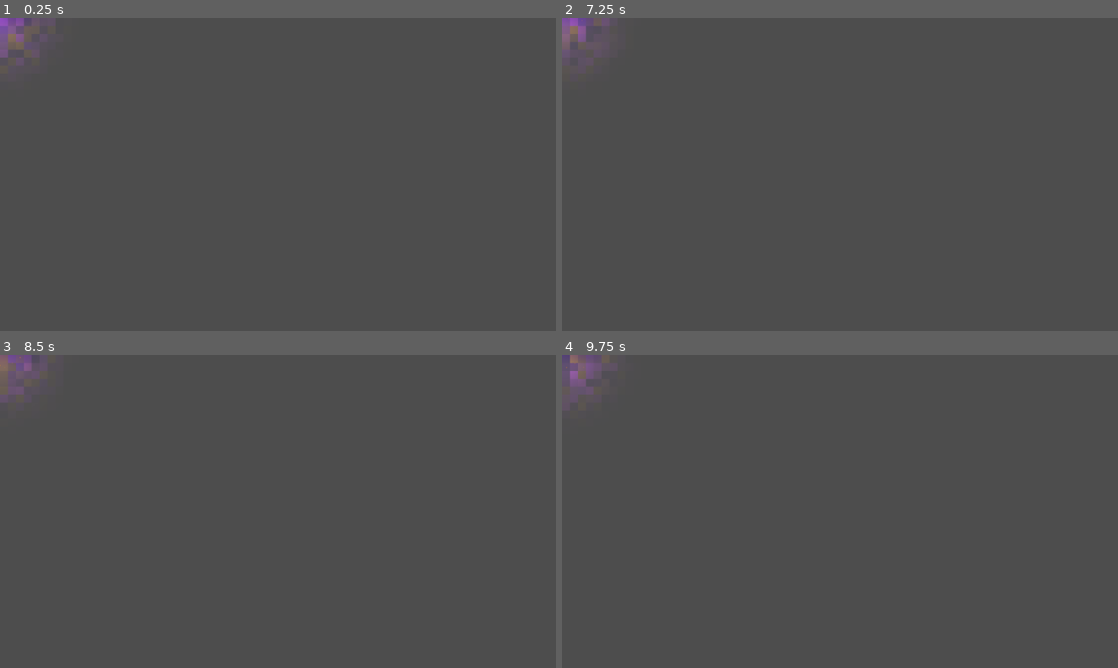
Above: before the commit, frames 1-4 (two rows, left to right).
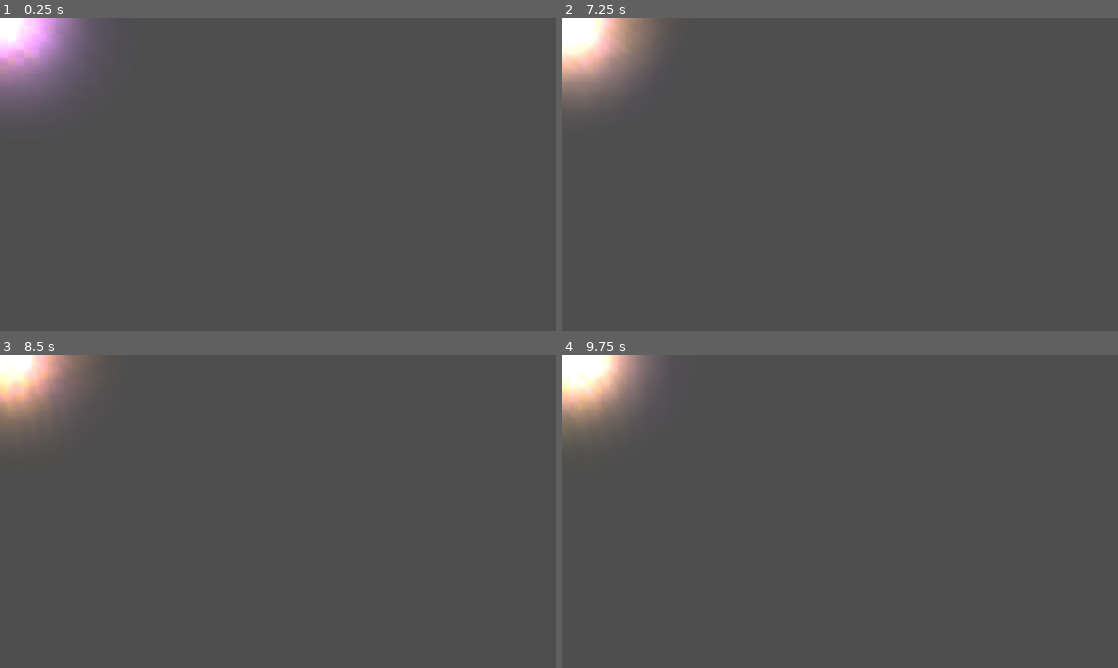
Above: after the commit, the same moments.

Repository: ramonsamagaio/Oathwake-Main
Game: Godot game, scene res://scenes/effects/AltarNativeVFXRig.tscn
The game is run twice, just before and just after one commit, with the same random seed, the same clock (stepped at 60 frames per second) and the same inputs. This scene is started directly instead of the project's main scene.
Inputs (mouse positions are in pixels of both pictures, inside the frame that each line leads up to):
- Up to frame 1 (0.25 s): no input
- Up to frame 2 (7.25 s): tap Enter at 0.5 s; move the mouse to (962, 158) at 0.52 s; hold D 0.53-1.25 s; tap B at 0.6 s; click (962, 158) at 0.67 s; tap Space at 0.77, 3.77, 6.77 s; drag from (728, 190) to (812, 237) at 1.27 s; move the mouse to (895, 105) at 2.02 s; hold D 2.03-2.75 s; tap 2 at 2.1 s; drag from (812, 237) to (673, 127) at 2.77 s; move the mouse to (1006, 221) at 3.52 s; hold A 3.53-4.25 s; tap 4 at 3.6 s; drag from (673, 127) to (756, 96) at 4.27 s; move the mouse to (867, 174) at 5.02 s; hold S 5.03-5.75 s; tap 6 at 5.1 s; click (867, 174) at 5.17 s; drag from (756, 96) to (728, 190) at 5.77 s; move the mouse to (962, 158) at 6.52 s; hold W from 6.53 s (still down); tap 8 at 6.6 s
- Up to frame 3 (8.5 s): release W at 7.25 s; drag from (166, 527) to (250, 574) at 7.27 s; move the mouse to (333, 442) at 8.02 s; hold S from 8.03 s (still down); tap 0 at 8.1 s
- Up to frame 4 (9.75 s): release S at 8.75 s; drag from (812, 574) to (673, 464) at 8.77 s; move the mouse to (1006, 558) at 9.52 s; hold W from 9.53 s (still down); tap V at 9.6 s; click (1006, 558) at 9.67 s

The runs differ from the first frame. In frame 1, 4.1% of the frame differs, in the area x 0-17%, y 0-30%; in frame 2, 4.1%; in frame 3, 3.5%; in frame 4, 3.6%.

Commit message:
Upgrade altar rig to palette-controlled native VFX

Diff:
--- a/scenes/effects/AltarNativeVFXRig.tscn
+++ b/scenes/effects/AltarNativeVFXRig.tscn
@@ -1,22 +1,27 @@
-[gd_scene load_steps=9 format=3]
+[gd_scene load_steps=15 format=3]
 
 [ext_resource type="ParticleProcessMaterial" path="res://resources/effects/particles/purple_ember_particles.tres" id="1_purple_embers"]
-[ext_resource type="ParticleProcessMaterial" path="res://resources/effects/particles/purple_mist_particles.tres" id="2_purple_mist"]
+[ext_resource type="ParticleProcessMaterial" path="res://resources/effects/particles/generic_mist_particles.tres" id="2_generic_mist"]
 [ext_resource type="ParticleProcessMaterial" path="res://resources/effects/particles/firefly_particles.tres" id="3_firefly_particles"]
-[ext_resource type="Texture2D" path="res://resources/effects/textures/particle_soft_dot.tres" id="4_particle_dot"]
-[ext_resource type="Texture2D" path="res://resources/effects/textures/mist_soft_blob.tres" id="5_mist_blob"]
-[ext_resource type="Texture2D" path="res://resources/effects/textures/soft_light_radial.tres" id="6_soft_glow_texture"]
-[ext_resource type="ShaderMaterial" path="res://resources/effects/materials/purple_soft_glow_material.tres" id="7_purple_soft_glow"]
+[ext_resource type="ParticleProcessMaterial" path="res://resources/effects/particles/firefly_glow_trail_particles.tres" id="4_firefly_trail"]
+[ext_resource type="Texture2D" path="res://resources/effects/textures/particle_soft_dot.tres" id="5_particle_dot"]
+[ext_resource type="Texture2D" path="res://resources/effects/textures/mist_soft_blob.tres" id="6_mist_blob"]
+[ext_resource type="Texture2D" path="res://resources/effects/textures/soft_light_radial.tres" id="7_soft_glow_texture"]
+[ext_resource type="ShaderMaterial" path="res://resources/effects/materials/purple_soft_glow_material.tres" id="8_palette_soft_glow"]
+[ext_resource type="ShaderMaterial" path="res://resources/effects/materials/generic_mist_palette_material.tres" id="9_generic_mist_material"]
+[ext_resource type="ShaderMaterial" path="res://resources/effects/materials/ember_particle_palette_glow_material.tres" id="10_ember_glow"]
+[ext_resource type="ShaderMaterial" path="res://resources/effects/materials/firefly_particle_palette_glow_material.tres" id="11_firefly_glow"]
+[ext_resource type="ShaderMaterial" path="res://resources/effects/materials/firefly_trail_palette_glow_material.tres" id="12_firefly_trail_glow"]
 
 [node name="AltarNativeVFXRig" type="Node2D"]
 
-[node name="PurpleSoftGlow" type="Sprite2D" parent="."]
-texture = ExtResource("6_soft_glow_texture")
-material = ExtResource("7_purple_soft_glow")
+[node name="PaletteSoftGlow" type="Sprite2D" parent="."]
+texture = ExtResource("7_soft_glow_texture")
+material = ExtResource("8_palette_soft_glow")
 scale = Vector2(2.5, 2.5)
 z_index = 35
 
-[node name="PurpleMist" type="GPUParticles2D" parent="."]
+[node name="PaletteMist" type="GPUParticles2D" parent="."]
 emitting = true
 amount = 24
 lifetime = 2.8
@@ -24,11 +29,12 @@
 randomness = 0.55
 visibility_rect = Rect2(-144, -112, 288, 160)
 local_coords = false
-process_material = ExtResource("2_purple_mist")
-texture = ExtResource("5_mist_blob")
+process_material = ExtResource("2_generic_mist")
+texture = ExtResource("6_mist_blob")
+material = ExtResource("9_generic_mist_material")
 z_index = 40
 
-[node name="PurpleEmbers" type="GPUParticles2D" parent="."]
+[node name="PaletteEmbers" type="GPUParticles2D" parent="."]
 position = Vector2(0, -8)
 emitting = true
 amount = 48
@@ -38,7 +44,8 @@
 visibility_rect = Rect2(-80, -136, 160, 168)
 local_coords = false
 process_material = ExtResource("1_purple_embers")
-texture = ExtResource("4_particle_dot")
+texture = ExtResource("5_particle_dot")
+material = ExtResource("10_ember_glow")
 z_index = 50
 
 [node name="Fireflies" type="GPUParticles2D" parent="."]
@@ -50,5 +57,19 @@
 visibility_rect = Rect2(-160, -128, 320, 256)
 local_coords = false
 process_material = ExtResource("3_firefly_particles")
-texture = ExtResource("4_particle_dot")
+texture = ExtResource("5_particle_dot")
+material = ExtResource("11_firefly_glow")
 z_index = 45
+
+[node name="FireflyGlowTrail" type="GPUParticles2D" parent="."]
+emitting = true
+amount = 14
+lifetime = 4.2
+preprocess = 4.2
+randomness = 0.9
+visibility_rect = Rect2(-180, -140, 360, 280)
+local_coords = false
+process_material = ExtResource("4_firefly_trail")
+texture = ExtResource("7_soft_glow_texture")
+material = ExtResource("12_firefly_trail_glow")
+z_index = 44
